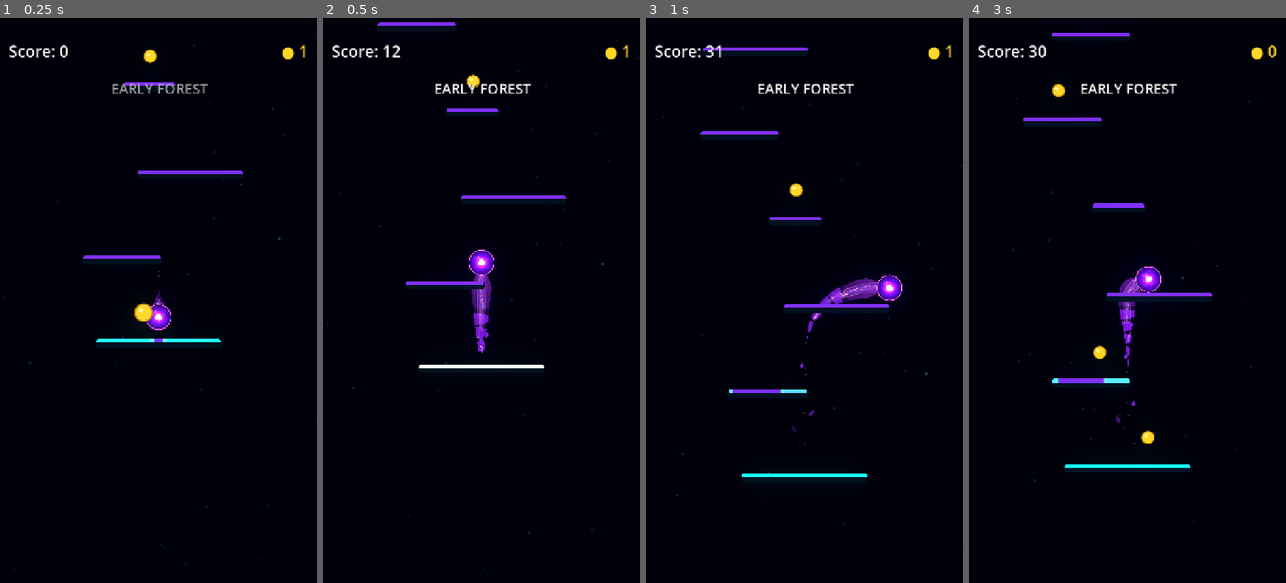
Above: before the commit, frames 1-4 (left to right).
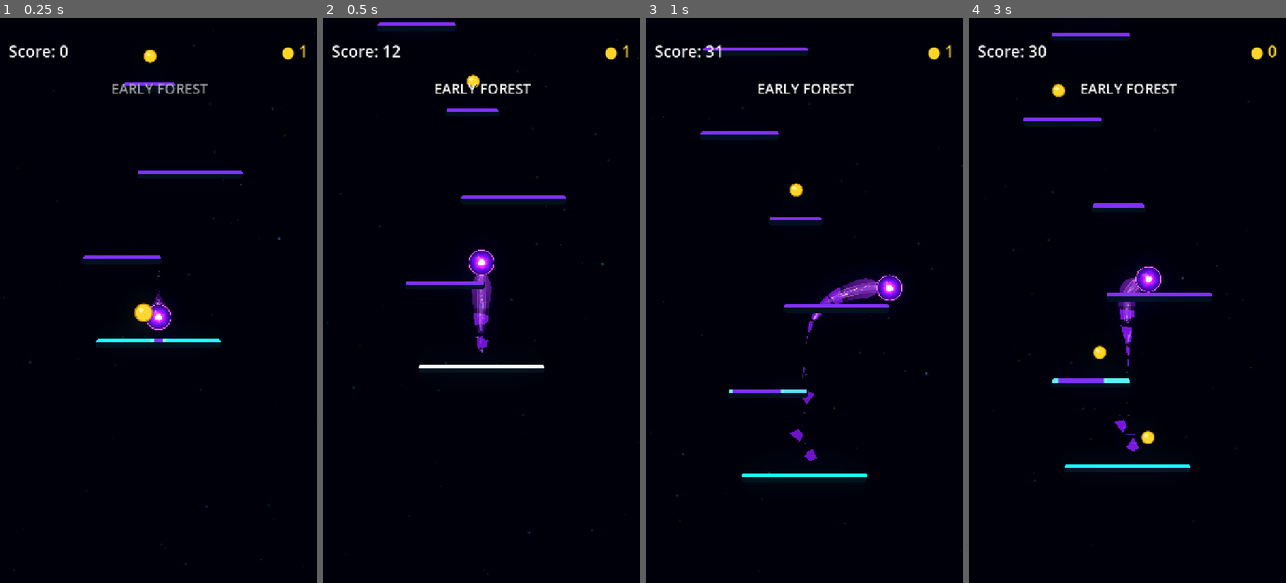
Above: after the commit, the same moments.

Repository: Kryodo/TowerJump
Game: Godot game, scene res://scenes/main.tscn
Two runs of this game, one before a commit and one after it. Both use one fixed random seed, a clock stepped at 60 frames per second and the inputs below.
Inputs (mouse positions are in pixels of both pictures, inside the frame that each line leads up to):
- Up to frame 1 (0.25 s): no input
- Up to frame 2 (0.5 s): no input
- Up to frame 3 (1 s): move the mouse to (874, 272) at 0.52 s; hold Right (ui_right) from 0.53 s (still down); click (874, 272) at 0.67 s
- Up to frame 4 (3 s): release Right (ui_right) at 1.25 s; drag from (1064, 328) to (1117, 193) at 1.27 s; click "Nochmal spielen" at 2 s; move the mouse to (1159, 176) at 2.77 s; hold Right (ui_right) from 2.78 s (still down)

Frame 1 is identical in both runs. In frame 2, less than 0.1% of the frame differs, in the area x 47-53%, y 54-59%; in frame 3, 0.2%; in frame 4, 0.2%, in the area x 46-54%, y 53-77%.

Commit message:
Detach exact trail-section polygons and preserve their source gaps

Diff:
--- a/scripts/ball_trail.gd
+++ b/scripts/ball_trail.gd
@@ -506,56 +506,85 @@
 	normals: Array[Vector2],
 	half_widths: Array[float]
 ) -> void:
-	if path.size() < 16 or total_distance < 105.0 or _detached_shed_fragments.size() >= 14:
+	if (
+		not shedding_enabled
+		or path.size() < 16
+		or total_distance < 105.0
+		or _detached_shed_fragments.size() >= 14
+		or _shed_break_events.size() >= MAX_ACTIVE_SHED_BREAKS
+		or _shed_piece_ranges.is_empty()
+	):
 		return
 
-	var progress_slots: Array[float] = [0.50, 0.62, 0.74, 0.84, 0.92]
-	var source_progress: float = progress_slots[_shed_sequence % progress_slots.size()]
-	var source_index: int = 0
-	var closest_error: float = 10.0
-	for i in range(path.size()):
-		var progress: float = cumulative_distances[i] / total_distance
-		var error: float = absf(progress - source_progress)
-		if error < closest_error:
-			closest_error = error
-			source_index = i
-
-	var sequence_value: float = float(_shed_sequence)
-	var seed_value: float = absf(sin(sequence_value * 17.13 + 2.7))
-	var side: float = -1.0 if _shed_sequence % 2 == 0 else 1.0
-	var shard_size: float = lerpf(4.8, 9.5, seed_value)
+	# Candidates are the actual lower-tail polygons currently visible in the
+	# scene. We clone one of those exact meshes instead of inventing a generic
+	# shard, then lock its source range out of the living trail.
+	var candidates: Array[Dictionary] = []
+	for piece_range in _shed_piece_ranges:
+		var progress: float = float(piece_range["progress"])
+		var source_piece := piece_range["node"] as Polygon2D
+		if progress >= 0.55 and progress <= 0.94 and is_instance_valid(source_piece) and source_piece.visible:
+			candidates.append(piece_range)
+	if candidates.is_empty():
+		return
+
+	var selected: Dictionary = candidates[_shed_sequence % candidates.size()]
+	var source_piece := selected["node"] as Polygon2D
+	if source_piece.polygon.size() < 4:
+		return
+
+	var world_root: Node2D = get_tree().current_scene as Node2D
+	if world_root == null:
+		world_root = get_parent() as Node2D
+	if world_root == null:
+		return
+
+	var world_vertices: Array[Vector2] = []
+	var centroid_global := Vector2.ZERO
+	for local_vertex in source_piece.polygon:
+		var global_vertex: Vector2 = source_piece.to_global(local_vertex)
+		world_vertices.append(global_vertex)
+		centroid_global += global_vertex
+	centroid_global /= float(world_vertices.size())
+
+	var detached_polygon := PackedVector2Array()
+	for global_vertex in world_vertices:
+		detached_polygon.append(global_vertex - centroid_global)
+
 	var shard := Polygon2D.new()
-	shard.name = "DetachedCometShard"
+	shard.name = "DetachedCometBodyPiece"
 	shard.z_as_relative = false
 	shard.z_index = -2
-	shard.color = (
-		Color(0.56, 0.17, 1.30, 0.92)
-		if visual_palette == 1
-		else Color(0.10, 0.44, 1.28, 0.92)
-	)
-	shard.polygon = PackedVector2Array([
-		Vector2(-shard_size, -shard_size * 0.18 * side),
-		Vector2(shard_size * 0.16, -shard_size * 0.34 * side),
-		Vector2(shard_size * 0.92, shard_size * 0.06 * side),
-		Vector2(shard_size * 0.27, shard_size * 0.78 * side),
-		Vector2(-shard_size * 0.30, shard_size * 0.46 * side)
-	])
-
-	var source_position: Vector2 = (
-		path[source_index]
-		+ normals[source_index] * half_widths[source_index] * side * 0.68
-	)
-	var world_root: Node = get_tree().current_scene
-	if world_root == null:
-		world_root = get_parent()
+	shard.polygon = detached_polygon
+	shard.uv = source_piece.uv.duplicate()
+	shard.material = _detached_piece_material if _detached_piece_material != null else source_piece.material
 	world_root.add_child(shard)
-	shard.global_position = source_position
-	shard.global_rotation = tangents[source_index].angle()
-
-	var outward_speed: float = lerpf(22.0, 48.0, seed_value)
-	var drift_speed: float = lerpf(8.0, 24.0, 1.0 - seed_value)
-	var lifetime: float = lerpf(0.34, 0.62, seed_value)
-	var angular_velocity: float = lerpf(-3.4, 3.4, absf(sin(sequence_value * 8.31 + 0.9)))
+	shard.global_position = centroid_global
+	shard.global_rotation = 0.0
+
+	var start_id: int = int(selected["start_id"])
+	var end_id: int = int(selected["end_id"])
+	_shed_break_events.append({
+		"start_id": start_id,
+		"end_id": end_id
+	})
+
+	# Remove this very section immediately. Its anchor IDs keep the matching
+	# gap in the trail history as new samples are added at the orb end.
+	source_piece.visible = false
+
+	var source_distance: float = (
+		float(selected["start_distance"]) + float(selected["end_distance"])
+	) * 0.5
+	var source_index: int = _nearest_trail_sample_index(
+		source_distance, cumulative_distances
+	)
+	var sequence_value: float = float(_shed_sequence)
+	var side: float = -1.0 if _shed_sequence % 2 == 0 else 1.0
+	var outward_speed: float = lerpf(24.0, 44.0, absf(sin(sequence_value * 17.13 + 2.7)))
+	var drift_speed: float = lerpf(9.0, 22.0, absf(sin(sequence_value * 6.73 + 1.4)))
+	var lifetime: float = lerpf(0.42, 0.70, absf(sin(sequence_value * 3.91 + 0.8)))
+	var angular_velocity: float = lerpf(-3.0, 3.0, sin(sequence_value * 8.31 + 0.9))
 	var velocity: Vector2 = (
 		normals[source_index] * side * outward_speed
 		+ tangents[source_index] * drift_speed
@@ -566,9 +595,11 @@
 		"age": 0.0,
 		"lifetime": lifetime,
 		"angular_velocity": angular_velocity,
-		"base_alpha": 0.92
+		"base_alpha": 1.0
 	})
 	_shed_sequence += 1
+	_shed_spawn_clock = 0.0
+	_sync_shed_gap_materials(cumulative_distances, total_distance)
 
 
 func _update_detached_shed_fragments(delta: float) -> void:
